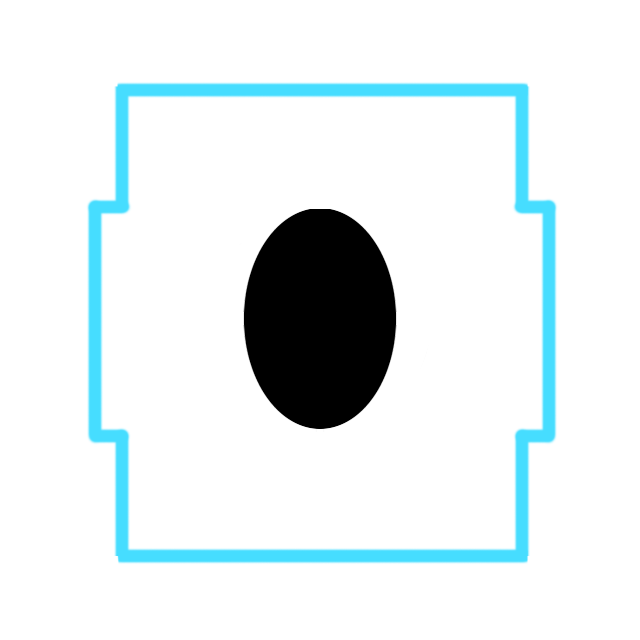
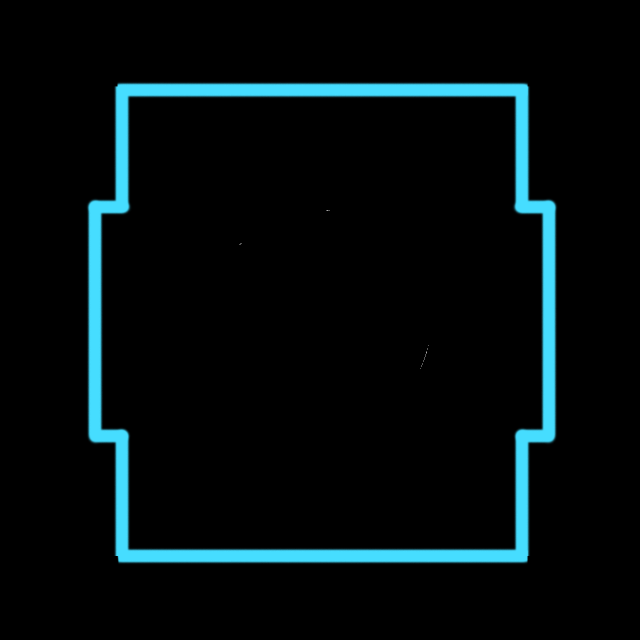
Revision of a layered 640 × 640 image; what changed, layer by layer:
renamed "Layer 1" to "Layer 0", painted on it over (x1=0, y1=0, x2=640, y2=640)
removed layer "Background" over (x1=0, y1=0, x2=640, y2=640)
